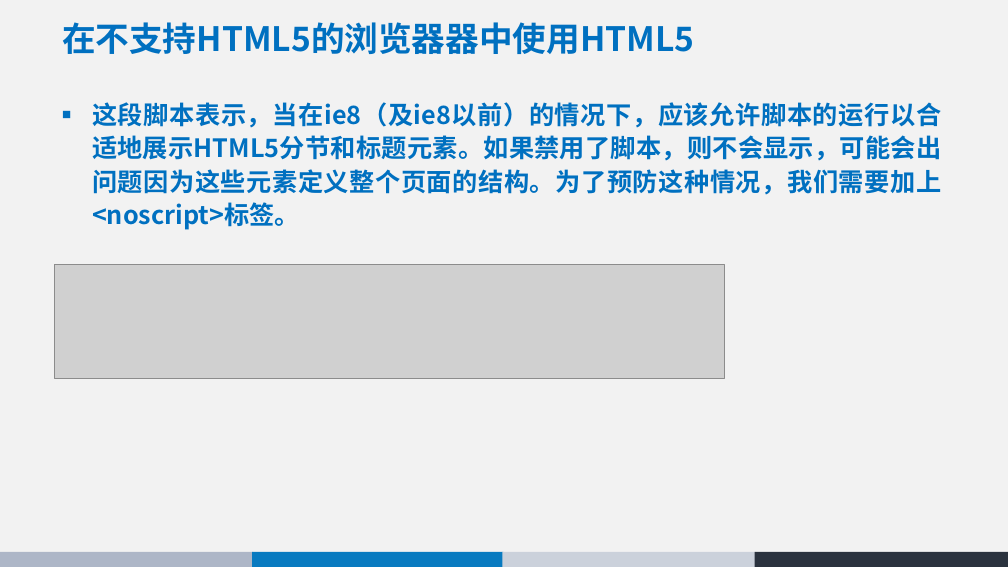
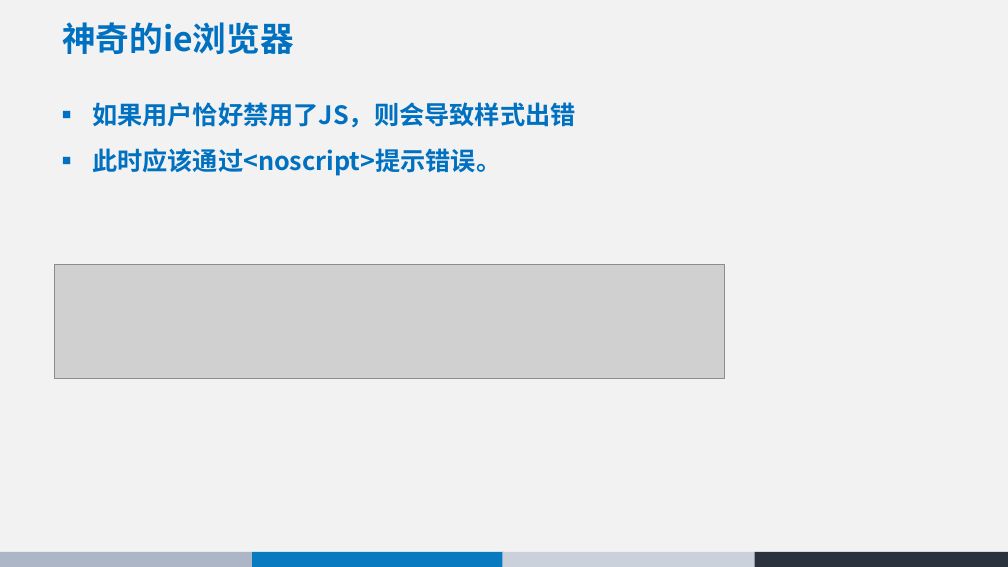
Before and after one commit to chunchill/WEB-Training, a slide deck: slide 42 of 01html5/HTML5 - York.pptx (slide 45 before the commit). Drawn at 1008x567 pixels with LibreOffice and Linux fonts; fonts in the diff are those of the drawing; grey boxes stand for pictures. Boxes give left, top, right and bottom in pixels: in the first picture for what was removed or moved away, otherwise in the second. Text is boxed around its words. In the diff, an @@ line names an element or a change of style, - is before the commit and + after.

```diff
--- a/01html5/HTML5 - York.pptx
+++ b/01html5/HTML5 - York.pptx
@@ title at bbox=[62, 22, 294, 54]: text changed @@
-在不支持HTML5的浏览器器中使用HTML5
+神奇的ie浏览器
@@ text at bbox=[92, 102, 576, 176]: text changed @@
-■ 这段脚本表示，当在ie8（及ie8以前）的情况下，应该允许脚本的运行以合适地展示HTML5分节和标题元素。如果禁用了脚本，则不会显示，可能会出问题因为这些元素定义整个页面的结构。为了预防这种情况，我们需要加上<noscript>标签。
+■ 如果用户恰好禁用了JS，则会导致样式出错
+■ 此时应该通过<noscript>提示错误。
```
Also in this commit, not shown: 23 other slides changed, 2 slides added, 9 slides removed.
